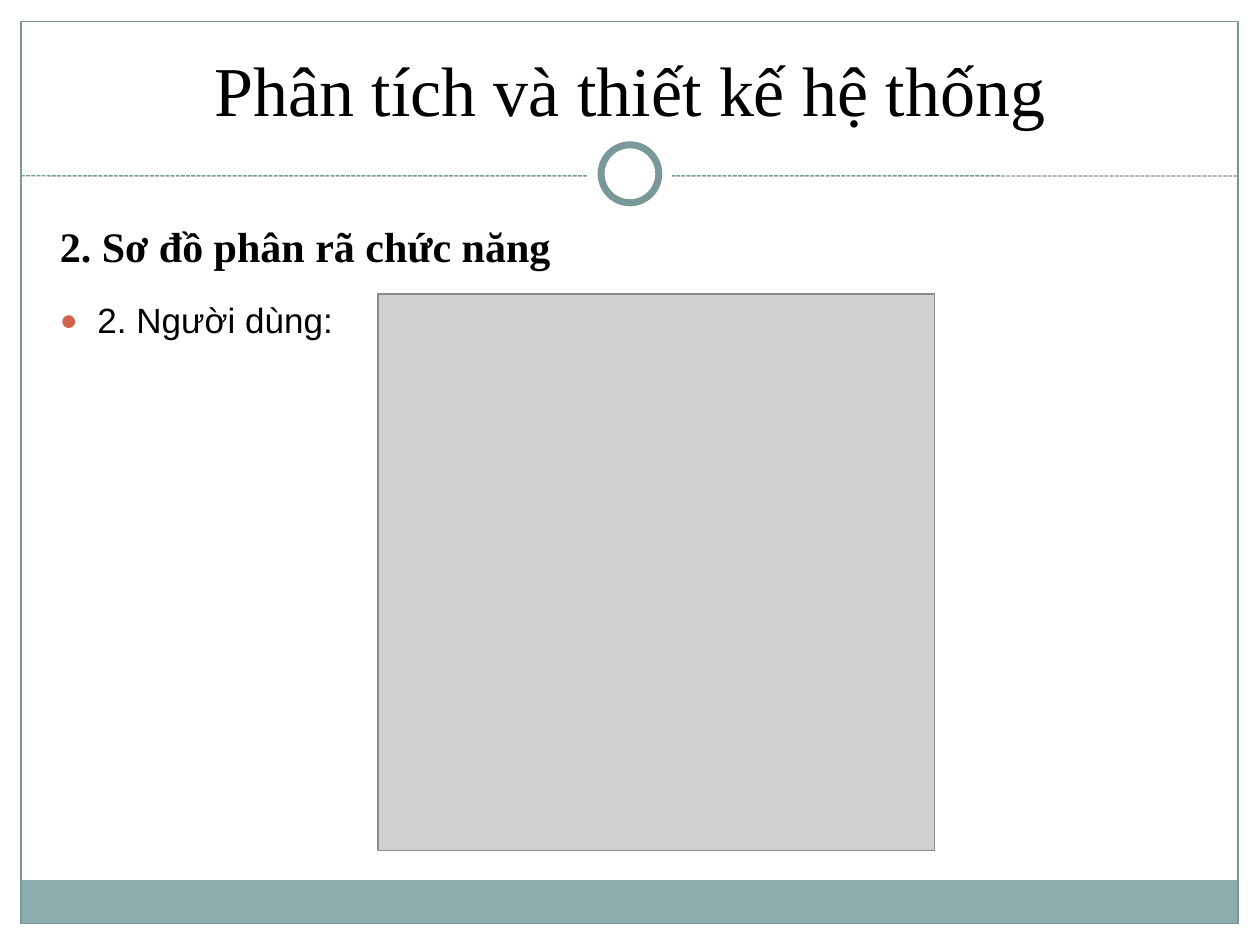
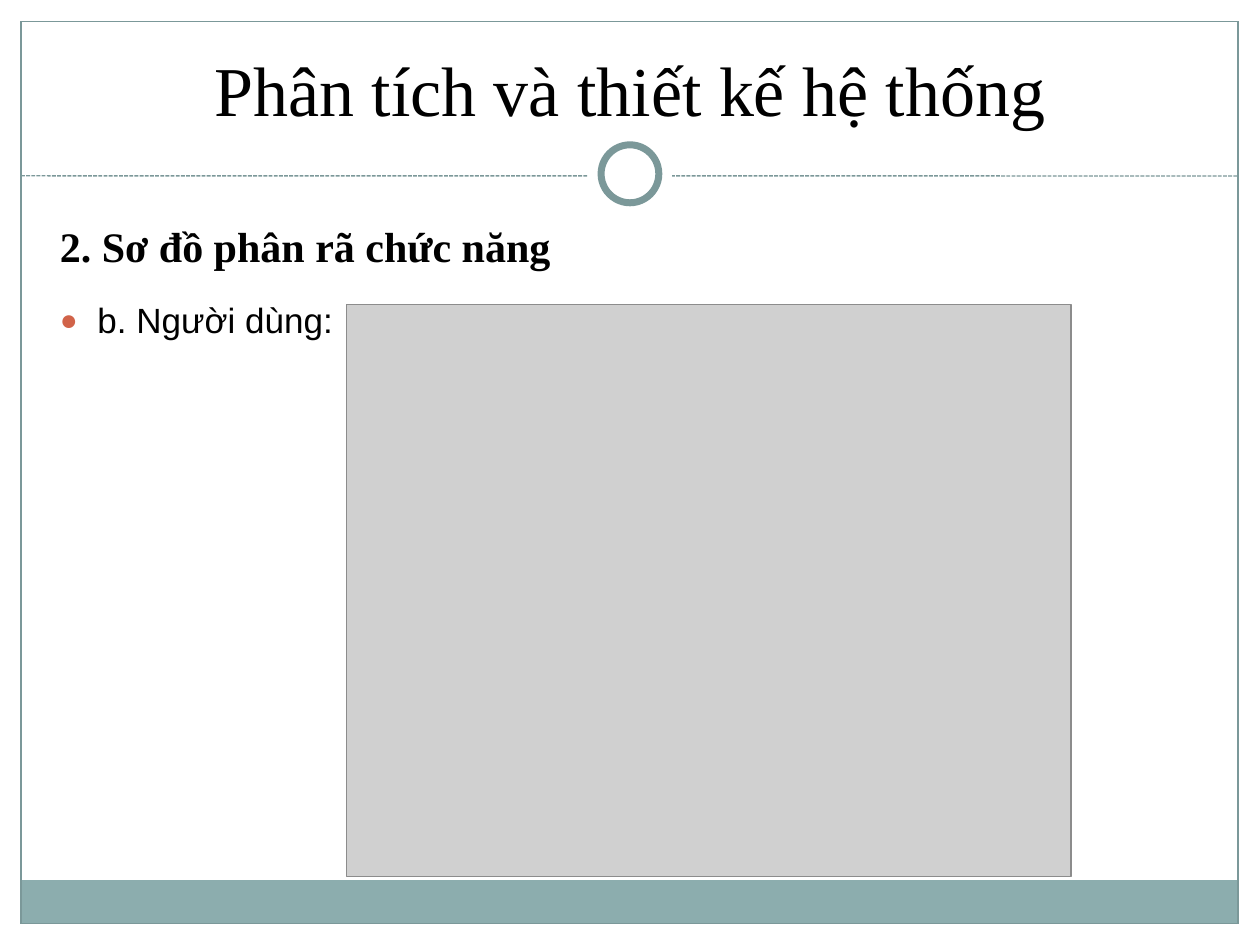
Before and after one commit to trungvdhp/cong-thong-tin-sv, a slide deck: slide 7 of BaoCao/Moodle/Reports/Vimaru-Moodle-Slide.pptx (slide 15 before the commit). Drawn at 1260x945 pixels with LibreOffice and Linux fonts; fonts in the diff are those of the drawing; grey boxes stand for pictures. Boxes give left, top, right and bottom in pixels: in the first picture for what was removed or moved away, otherwise in the second. Text is boxed around its words. In the diff, an @@ line names an element or a change of style, - is before the commit and + after.

```diff
--- a/BaoCao/Moodle/Reports/Vimaru-Moodle-Slide.pptx
+++ b/BaoCao/Moodle/Reports/Vimaru-Moodle-Slide.pptx
@@ text at <box>97,307,333,340</box>: text changed @@
-● 2. Người dùng:
+● b. Người dùng:
@@ picture: place and size @@
-picture at <box>378,294,935,850</box>
+picture at <box>346,305,1071,877</box>
```
Also in this commit, not shown: 15 other slides changed, 2 slides added, 10 slides removed, 37 other files.
